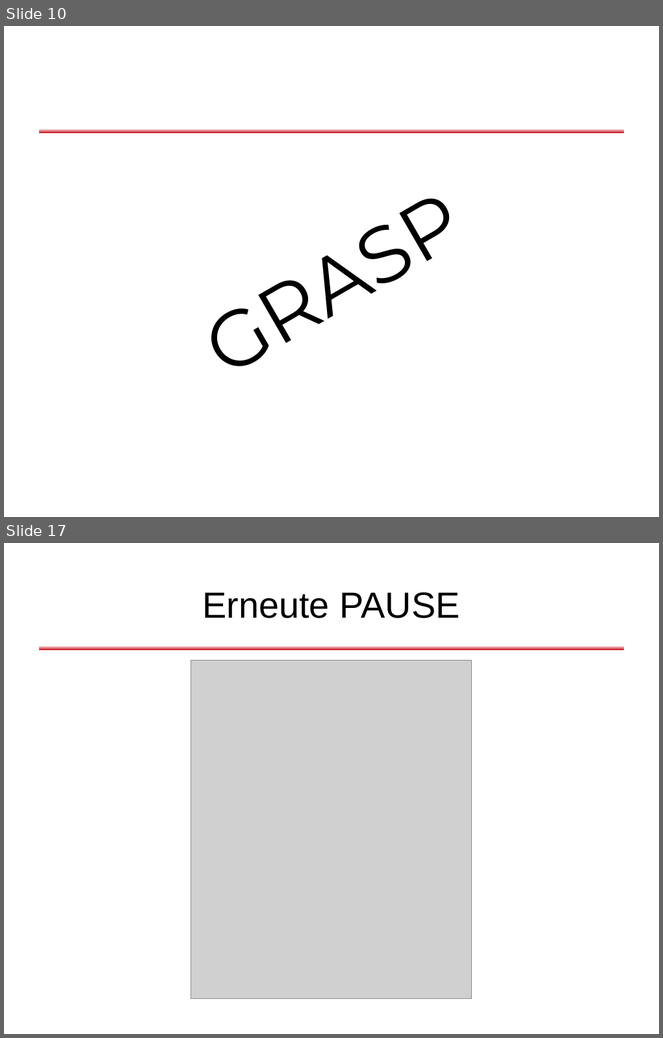
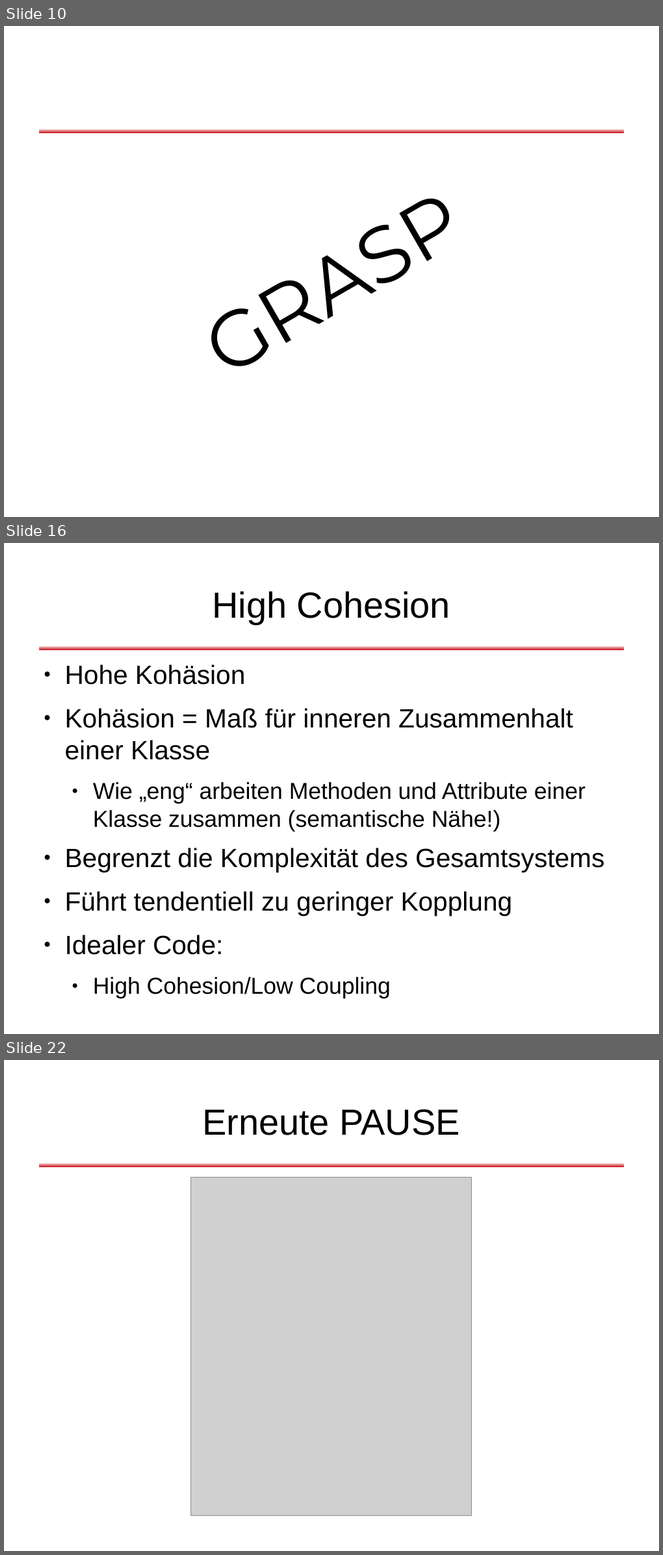
Before and after one commit to dlindner/vorlesung-se2-dhbw, a slide deck: added_2010/Objektorientierte Designregeln.odp. Shown one above the other, each under a label of ours: slides 10 and 17 before the commit, slides 10, 16 and 22 after it; the slides between them are not shown. The pictures are 663x1038 and 663x1555 pixels, drawn with LibreOffice and Linux fonts; fonts in the diff are those of the drawing; grey boxes stand for pictures; background and template pictures are left out. Boxes give left, top, right and bottom in pixels: in the first picture for what was removed or moved away, otherwise in the second. Text is boxed around its words. In the diff, an @@ line names an element or a change of style, - is before the commit and + after.

```diff
--- a/added_2010/Objektorientierte Designregeln.odp
+++ b/added_2010/Objektorientierte Designregeln.odp
@@ slide 16 added at [4,543,659,1034], background #FFFFFF; not listed: 1 template element that a slide beside it also shows @@
@@ title added at [213,591,451,624], 44 pt, text #000000 @@
+High Cohesion
@@ text added at [65,665,605,999], 32 pt, text #000000 @@
+● Hohe Kohäsion
+● Kohäsion = Maß für inneren Zusammenhalt einer Klasse
+  ● Wie „eng“ arbeiten Methoden und Attribute einer Klasse zusammen (semantische Nähe!)
+● Begrenzt die Komplexität des Gesamtsystems
+● Führt tendentiell zu geringer Kopplung
+● Idealer Code:
+  ● High Cohesion/Low Coupling
@@ what was slide 17 is now slide 22 @@
```
Also in this commit, not shown: 1 slide changed, 9 other slides added, 5 slides removed.
